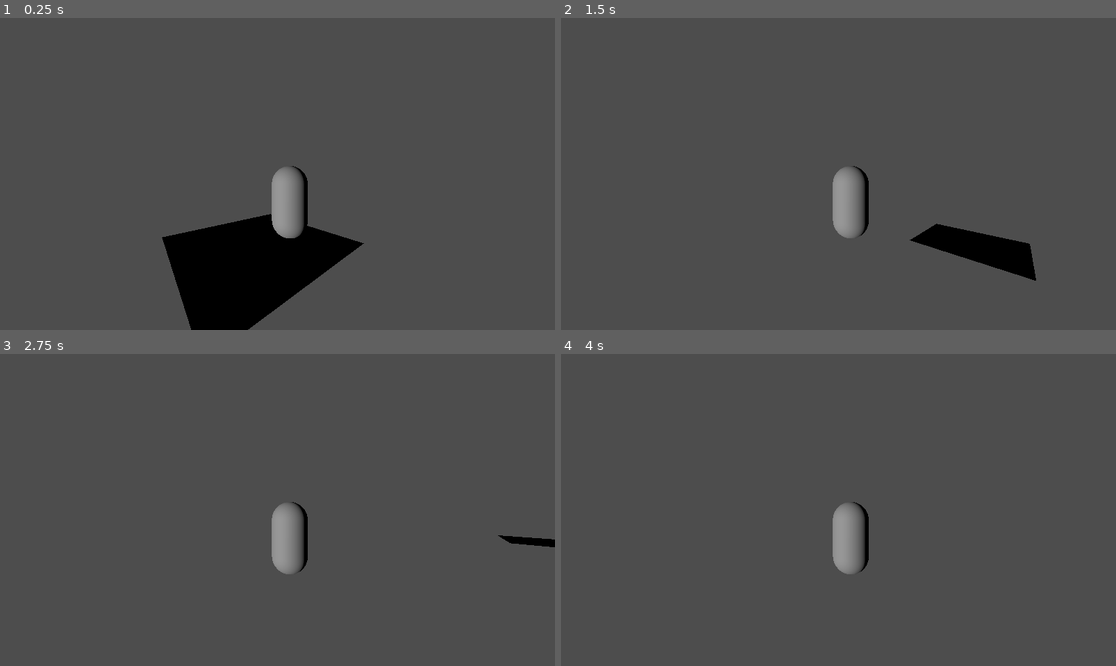
Above: before the commit, frames 1-4 (two rows, left to right).
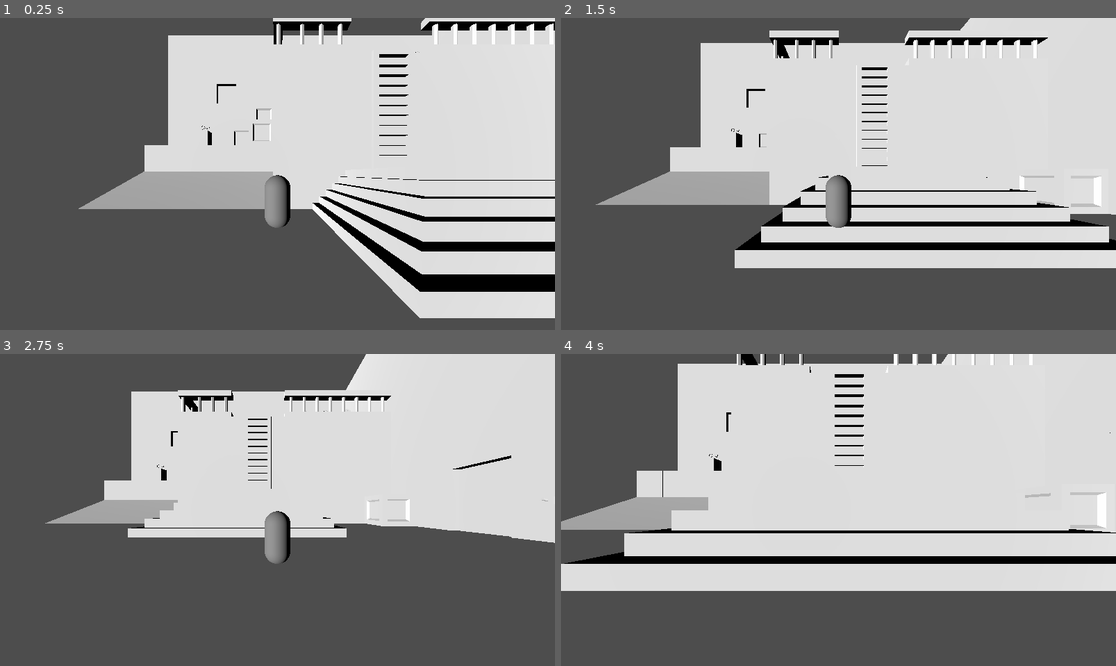
Above: after the commit, the same moments.

Repository: MayhemK/Climb
Game: Godot game, scene res://Scenes/game.tscn
The game is run twice, just before and just after one commit, with the same random seed, the same clock (stepped at 60 frames per second) and the same inputs.
Inputs:
- Up to frame 1 (0.25 s): no input
- Up to frame 2 (1.5 s): hold D (step_right) 0.53-1.28 s; tap Space (jump) at 0.77 s; hold S (walk_back) from 1.28 s (still down)
- Up to frame 3 (2.75 s): tap Space (jump) at 1.52 s; release S (walk_back) at 2.03 s; hold D (step_right) from 2.03 s (still down)
- Up to frame 4 (4 s): release D (step_right) at 2.78 s; hold W (walk_forward) 2.78-3.53 s; tap Space (jump) at 3.02, 3.77 s; hold A (step_left) from 3.53 s (still down)

The runs differ from the first frame. In frame 1, 62% of the frame differs, in the area x 14-100%, y 0-100%; in frame 2, 56%; in frame 3, 41%; in frame 4, 64%, in the area x 0-100%, y 0-76%.

Commit message:
adding floor collision, messing with objects

Diff:
--- a/Scenes/game.tscn
+++ b/Scenes/game.tscn
@@ -1,6 +1,7 @@
-[gd_scene load_steps=7 format=3 uid="uid://cqtga61jj8rv0"]
+[gd_scene load_steps=9 format=3 uid="uid://cqtga61jj8rv0"]
 
 [ext_resource type="PackedScene" uid="uid://70lyva0gq0iq" path="res://Scenes/MainCharacter.tscn" id="1_ebmjs"]
+[ext_resource type="PackedScene" uid="uid://bfj8qwu605exl" path="res://Objects/Sample 2.fbx" id="2_qxrlw"]
 
 [sub_resource type="Sky" id="Sky_ebmjs"]
 
@@ -12,10 +13,16 @@
 
 [sub_resource type="PhysicsMaterial" id="PhysicsMaterial_ebmjs"]
 
+[sub_resource type="StandardMaterial3D" id="StandardMaterial3D_qxrlw"]
+
 [sub_resource type="PlaneMesh" id="PlaneMesh_ebmjs"]
+lightmap_size_hint = Vector2i(77, 77)
+material = SubResource("StandardMaterial3D_qxrlw")
+flip_faces = true
+size = Vector2(15, 15)
 
 [sub_resource type="BoxShape3D" id="BoxShape3D_ebmjs"]
-size = Vector3(13.741943, 1.1392212, 12.708008)
+size = Vector3(14.896057, 1.1392212, 14.908447)
 
 [node name="Node3D" type="Node3D"]
 
@@ -23,22 +30,27 @@
 environment = SubResource("Environment_mwb40")
 
 [node name="DirectionalLight3D" type="DirectionalLight3D" parent="."]
-transform = Transform3D(-0.06975648, 0, 0.9975641, 0, 1, 0, -0.9975641, 0, -0.06975648, 0, 0, 0)
+transform = Transform3D(0.7083398, 0, -0.7058716, 0, 1, 0, 0.7058716, 0, 0.7083398, 0, 0, 0)
+directional_shadow_mode = 1
+sky_mode = 1
 
 [node name="CharacterBody3D" parent="." instance=ExtResource("1_ebmjs")]
-transform = Transform3D(1, 0, 0, 0, 1, 0, 0, 0, 1, -0.09282839, 0, 0.0031051636)
+transform = Transform3D(1, 0, 0, 0, 1, 0, 0, 0, 1, -0.09282839, 1.1162891, 0.0031051636)
 
 [node name="Camera3D" type="Camera3D" parent="CharacterBody3D"]
-transform = Transform3D(-0.75470966, 0, 0.65605897, 0, 1, 0, -0.65605897, 0, -0.75470966, 1.5648816, 0.90632886, -1.5406312)
+transform = Transform3D(1, 0, 0, 0, 1, 0, 0, 0, 1, 0, 1.0444617, 3.0020168)
 fov = 90.0
 
 [node name="Floor" type="StaticBody3D" parent="."]
 physics_material_override = SubResource("PhysicsMaterial_ebmjs")
 
 [node name="FloorMesh" type="MeshInstance3D" parent="Floor"]
-transform = Transform3D(1, 0, 0, 0, 1, 0, 0, 0, 1, 0.25214803, 0.022124171, 0.27184403)
+transform = Transform3D(1, 0, 0, 0, 1, 0, 0, 0, 1, 0.28277957, 0.022124171, 0.28245318)
 mesh = SubResource("PlaneMesh_ebmjs")
 
 [node name="FloorCollision" type="CollisionShape3D" parent="Floor"]
-transform = Transform3D(1, 0, 0, 0, 1, 0, 0, 0, 1, 0.015632272, -0.51187134, -1.3686523)
+transform = Transform3D(1, 0, 0, 0, 1, 0, 0, 0, 1, 0.2668835, -0.51187134, 0.23376465)
 shape = SubResource("BoxShape3D_ebmjs")
+
+[node name="Sample 2" parent="." instance=ExtResource("2_qxrlw")]
+transform = Transform3D(1, 0, 0, 0, 1, 0, 0, 0, 1, 0.68999445, 0.07051432, -5.945503)
Binary file added: Objects/Sample 2.fbx
Not shown, added: Objects/Sample 2.fbx.import
Binary file added: Sample 1.fbx
Not shown, added: Sample 1.fbx.import
Binary file added: ground.fbx
Not shown, added: ground.fbx.import
